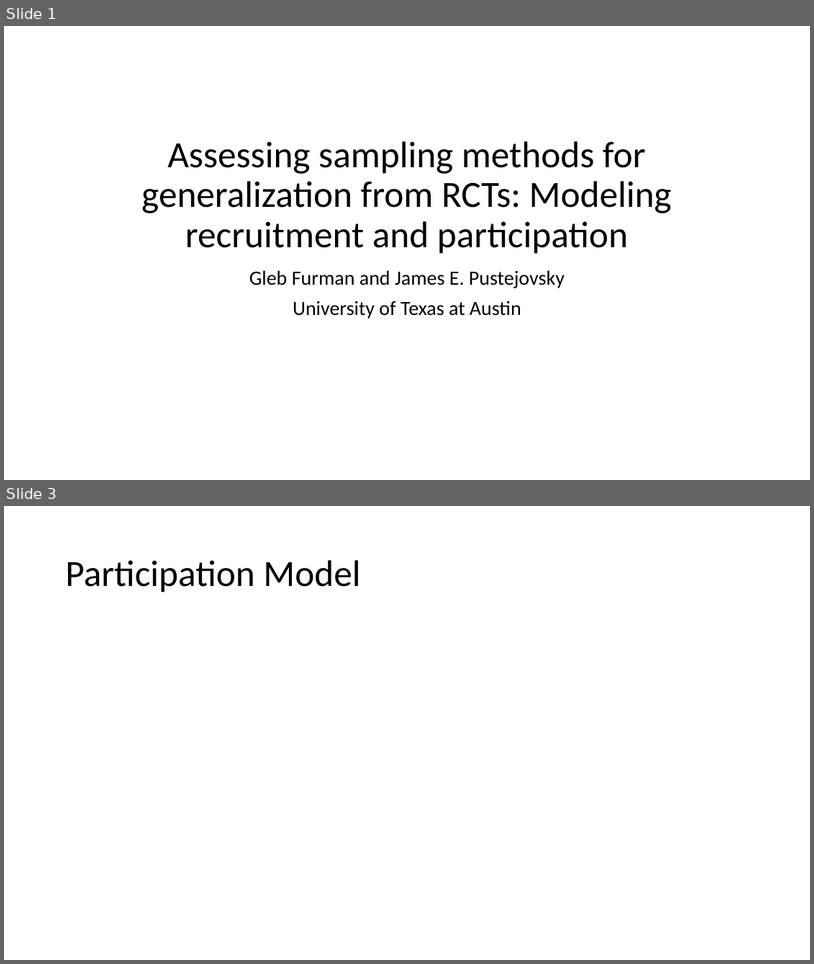
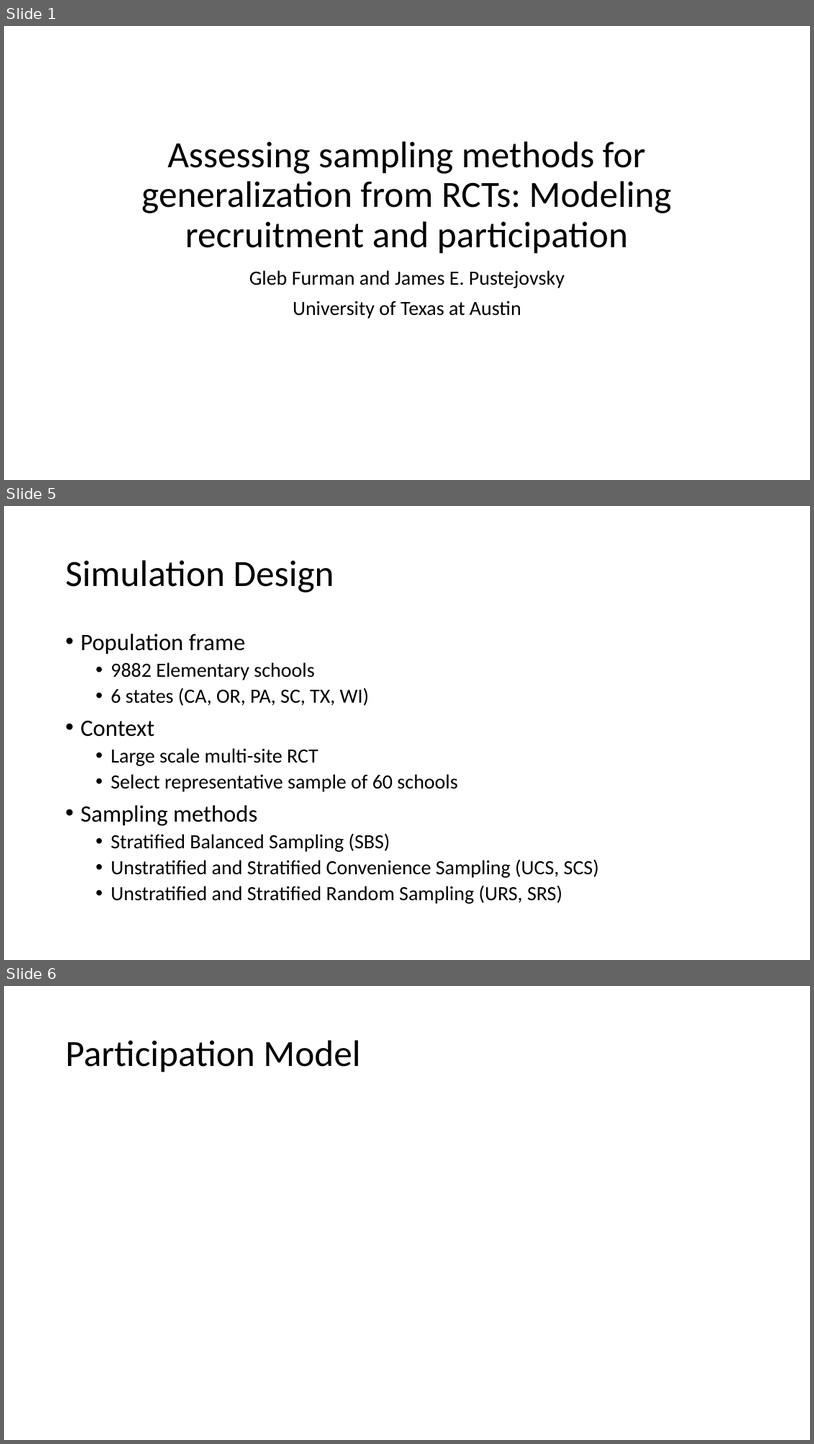
Before and after one commit to GlebFu/GenSamp, a slide deck: Presentation/GenSamp SREE.pptx. Shown one above the other, each under a label of ours: slides 1 and 3 before the commit, slides 1, 5 and 6 after it; the slides between them are not shown. The pictures are 814x964 and 814x1444 pixels, drawn with LibreOffice and Linux fonts; fonts in the diff are those of the drawing; grey boxes stand for pictures. Boxes give left, top, right and bottom in pixels: in the first picture for what was removed or moved away, otherwise in the second. Text is boxed around its words. In the diff, an @@ line names an element or a change of style, - is before the commit and + after.

```diff
--- a/Presentation/GenSamp SREE.pptx
+++ b/Presentation/GenSamp SREE.pptx
@@ slide 5 added at box(4, 506, 810, 960), background #FFFFFF @@
@@ title added at box(65, 560, 334, 592), 44 pt, text #000000 @@
+Simulation Design
@@ text added at box(80, 633, 599, 903), 24 pt, text #000000 @@
+• Population frame
+  • 9882 Elementary schools
+  • 6 states (CA, OR, PA, SC, TX, WI)
+• Context
+  • Large scale multi-site RCT
+  • Select representative sample of 60 schools
+• Sampling methods
+  • Stratified Balanced Sampling (SBS)
+  • Unstratified and Stratified Convenience Sampling (UCS, SCS)
+  • Unstratified and Stratified Random Sampling (URS, SRS)
@@ what was slide 3 is now slide 6 @@
```
Also in this commit, not shown: 1 slide changed, 6 other slides added, 1 other file.
